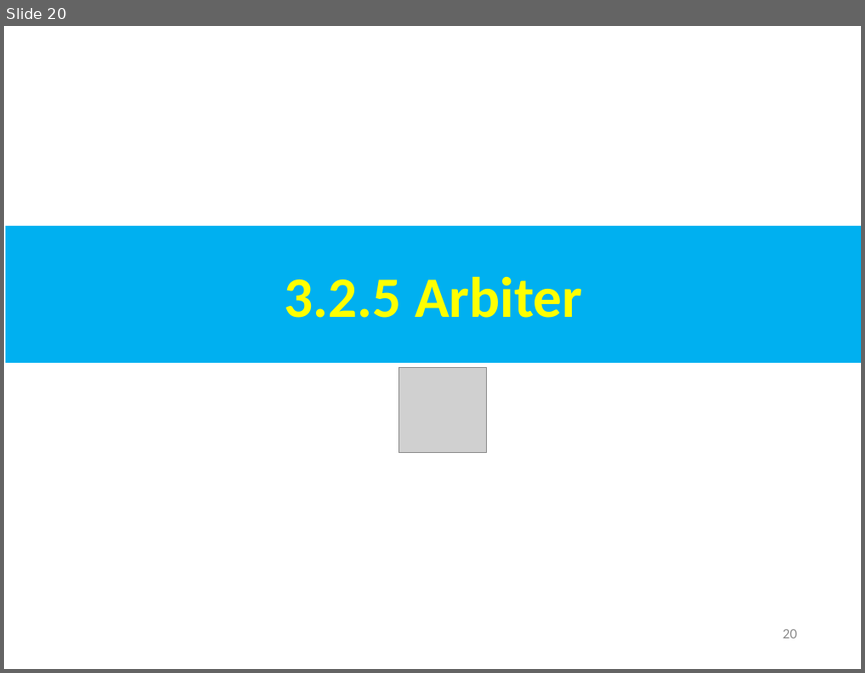
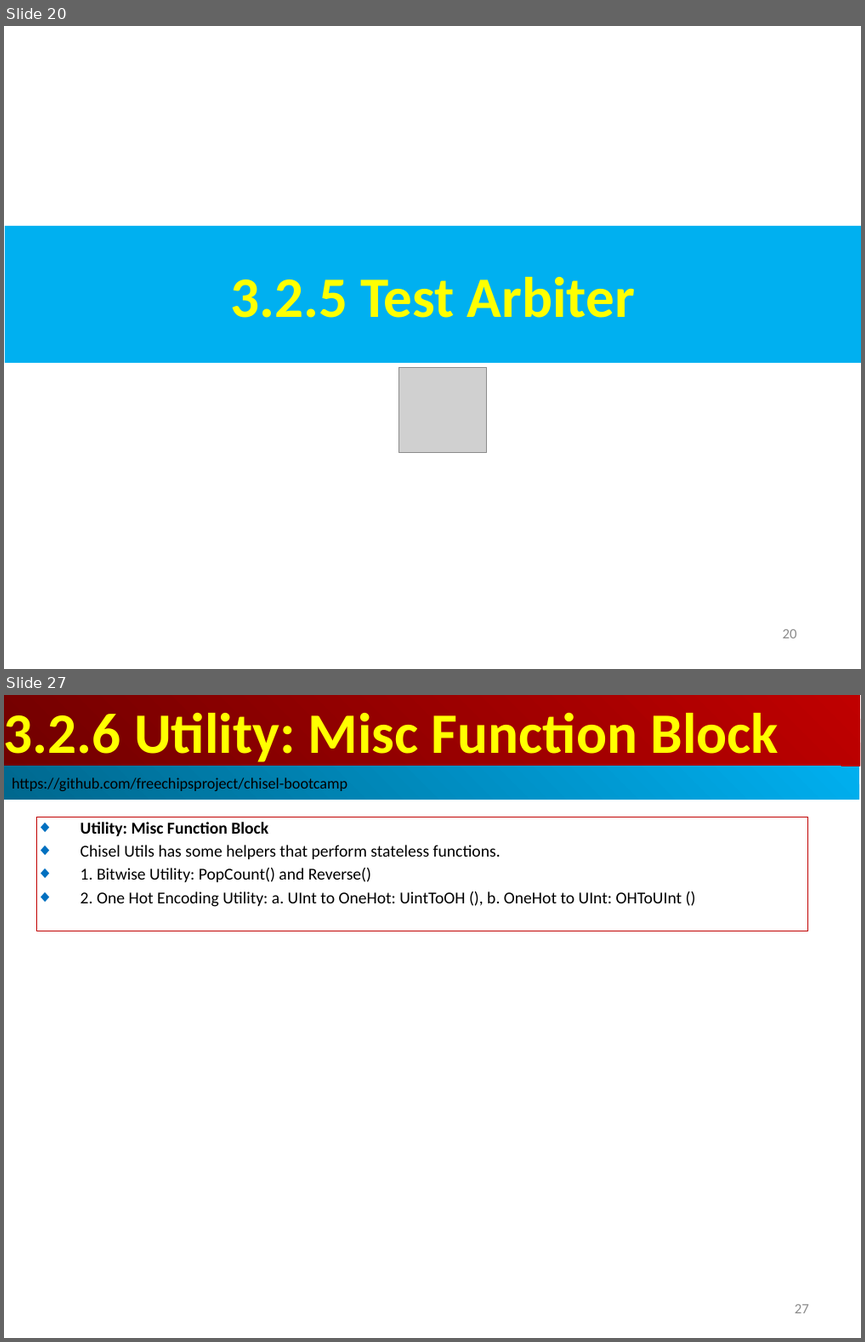
Before and after one commit to peterhchen/AIU_CS800_Chisel, a slide deck: 300_UCB_BC/003.2_StdLib/000_Video/003.2_StdLib.ppt. Shown one above the other, each under a label of ours: slide 20 before the commit, slides 20 and 27 after it; the slides between them are not shown. The pictures are 865x673 and 865x1342 pixels, drawn with LibreOffice and Linux fonts; fonts in the diff are those of the drawing; grey boxes stand for pictures. Boxes give left, top, right and bottom in pixels: in the first picture for what was removed or moved away, otherwise in the second. Text is boxed around its words. In the diff, an @@ line names an element or a change of style, - is before the commit and + after.

```diff
--- a/300_UCB_BC/003.2_StdLib/000_Video/003.2_StdLib.ppt
+++ b/300_UCB_BC/003.2_StdLib/000_Video/003.2_StdLib.ppt
@@ slide 27 added at <box>4,695,861,1338</box>, background #FFFFFF @@
@@ rectangle added at <box>4,695,860,766</box>, fill gradient #BF0000 to #710000, 48 pt, text #FFFF00, bold @@
+3.2.6 Utility: Misc Function Block
@@ rectangle added at <box>4,766,859,800</box>, fill gradient #00AFEF to #00688E, 13 pt, text #000000 @@
+https://github.com/freechipsproject/chisel-bootcamp
@@ rectangle added at <box>36,817,808,930</box>, outline #C00000 0.74 pt, 14 pt, text #000000 @@
+◆ Utility: Misc Function Block
+◆ Chisel Utils has some helpers that perform stateless functions.
+◆ 1. Bitwise Utility: PopCount() and Reverse()
+◆ 2. One Hot Encoding Utility: a. UInt to OneHot: UintToOH (), b. OneHot to UInt: OHToUInt ()
@@ page number added at <box>794,1304,809,1313</box>, 12 pt, text #8B8B8B @@
+27
@@ slide 20 changed as well @@
@@ text in rectangle at <box>230,277,635,318</box>: text changed @@
-3.2.5 Arbiter
+3.2.5 Test Arbiter
```
Also in this commit, not shown: 9 other slides changed, 18 other slides added.
